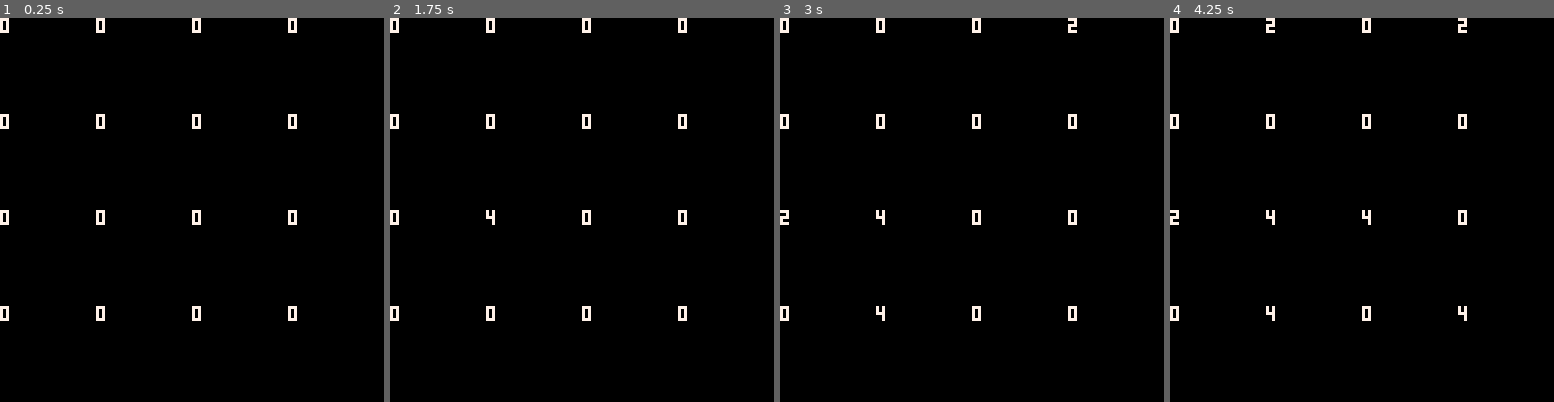
Above: before the commit, frames 1-4 (left to right).
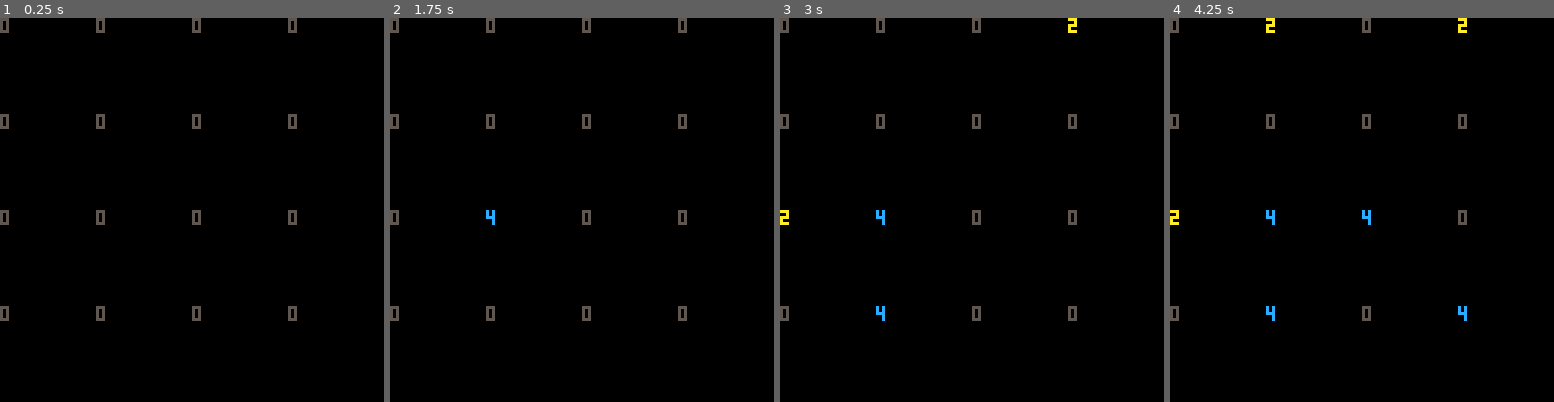
Above: after the commit, the same moments.

Repository: eduvf/PICO-8-experiments
Game: PICO-8 cartridge 2048.p8
Same seed, same stepped clock (60 frames per second), same inputs: the game is played once before the commit and once after it.
Inputs:
- Up to frame 1 (0.25 s): no input
- Up to frame 2 (1.75 s): tap X (X key) at 0.33, 1.07 s; tap O (Z key) at 0.7, 1.7 s; hold Right from 1.6 s (still down)
- Up to frame 3 (3 s): tap X (X key) at 1.85, 2.97 s; release Right at 2.1 s; tap O (Z key) at 2.1, 2.5, 2.9 s; hold Up 2.15-2.42 s; hold Right from 2.47 s (still down)
- Up to frame 4 (4.25 s): release Right at 3.03 s; hold Left 3.08-3.58 s; tap O (Z key) at 3.3, 3.7, 4.1 s; hold Down 3.63-3.97 s; hold Right from 4.02 s (still down); tap X (X key) at 4.08 s

The runs differ from the first frame. In frame 1, 1.2% of the frame differs, in the area x 0-78%, y 0-79%; in frame 2, 1.2%; in frame 3, 1.1%; in frame 4, 1.1%.

Commit message:
add colors

Diff:
--- a/2048.p8
+++ b/2048.p8
@@ -2,6 +2,8 @@
 version 36
 __lua__
 function _init()
+  colors = { [0]=5, 10, 12, 11, 9, 8, 14, 15, 7, 6, 13, 2 }
+
   game = {
     { 0, 0, 0, 0 },
     { 0, 0, 0, 0 },
@@ -43,7 +45,8 @@
   cls()
   for y = 1, 4 do
     for x = 1, 4 do
-      print(game[y][x], 32*(x-1), 32*(y-1), 7)
+      local n = game[y][x]
+      print(n, 32*(x-1), 32*(y-1), colors[n/2])
     end
   end
 end
